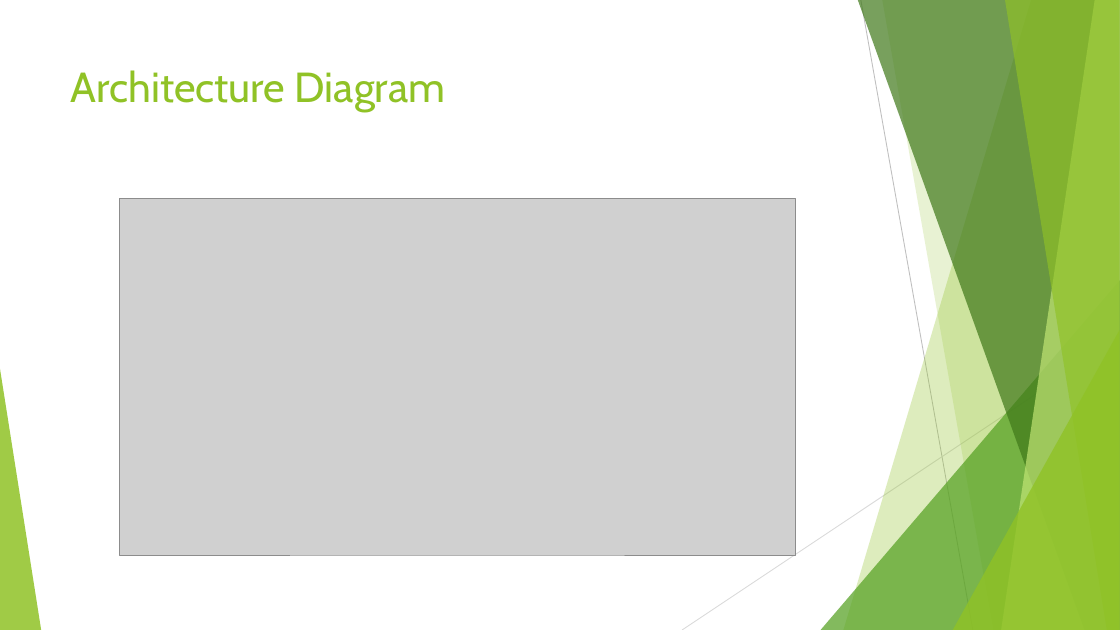
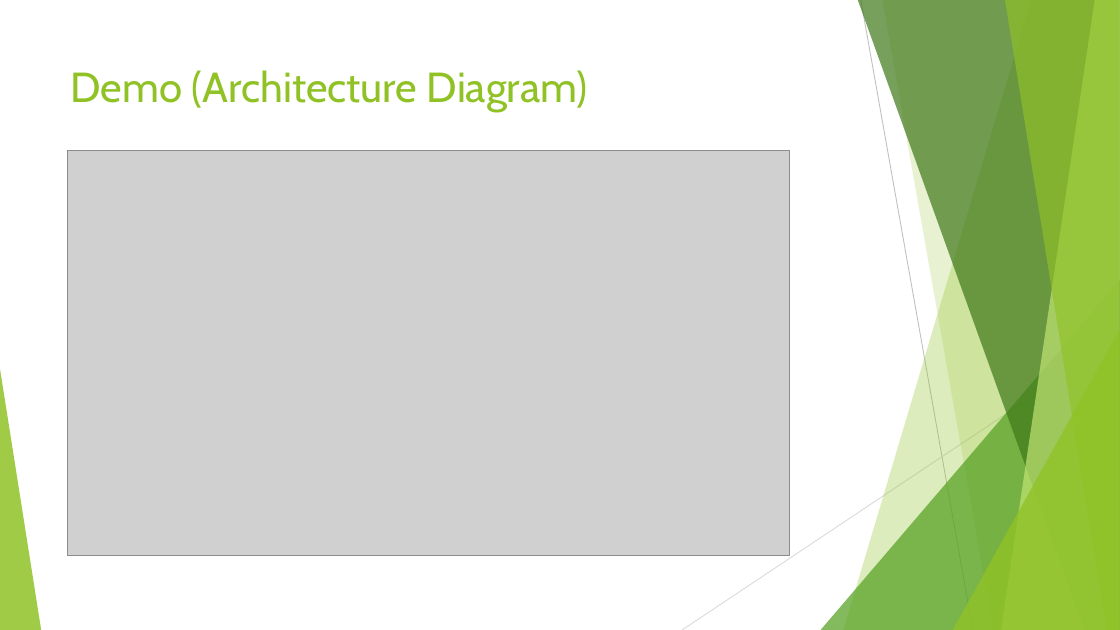
Before and after one commit to lastunicorn/Shop, a slide deck: slide 7 of doc/repository-pattern.pptx. Drawn at 1120x630 pixels with LibreOffice and Linux fonts; fonts in the diff are those of the drawing; grey boxes stand for pictures. Boxes give left, top, right and bottom in pixels: in the first picture for what was removed or moved away, otherwise in the second. Text is boxed around its words. In the diff, an @@ line names an element or a change of style, - is before the commit and + after.

```diff
--- a/doc/repository-pattern.pptx
+++ b/doc/repository-pattern.pptx
@@ title at (71, 70, 587, 112): text changed @@
-Architecture Diagram
+Demo (Architecture Diagram)
@@ picture: place and size @@
-picture at (119, 198, 796, 555)
+picture at (67, 150, 789, 555)
```
Also in this commit, not shown: 6 other slides changed, 2 slides added, 1 slide removed, 9 other files.
